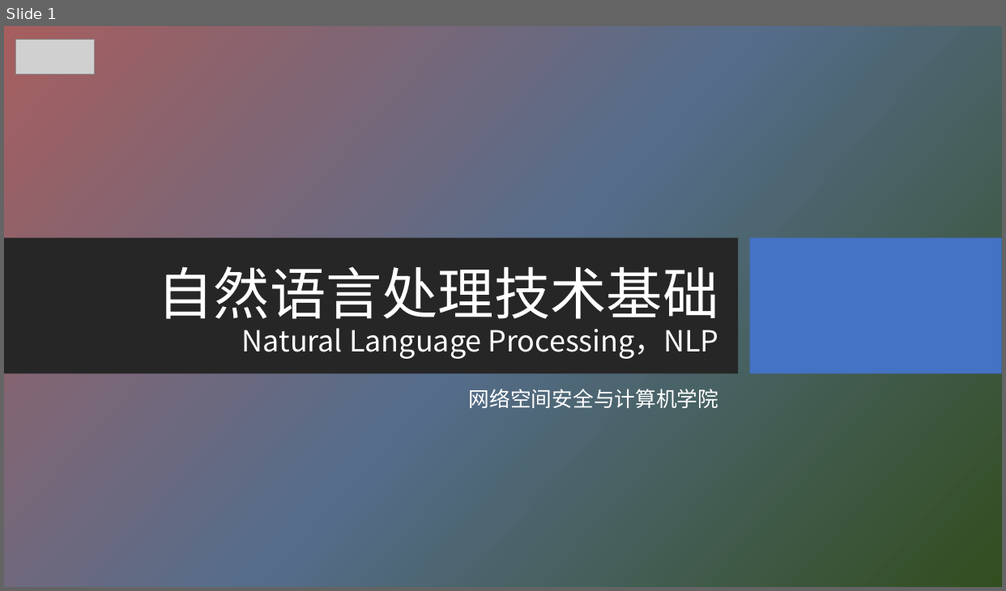
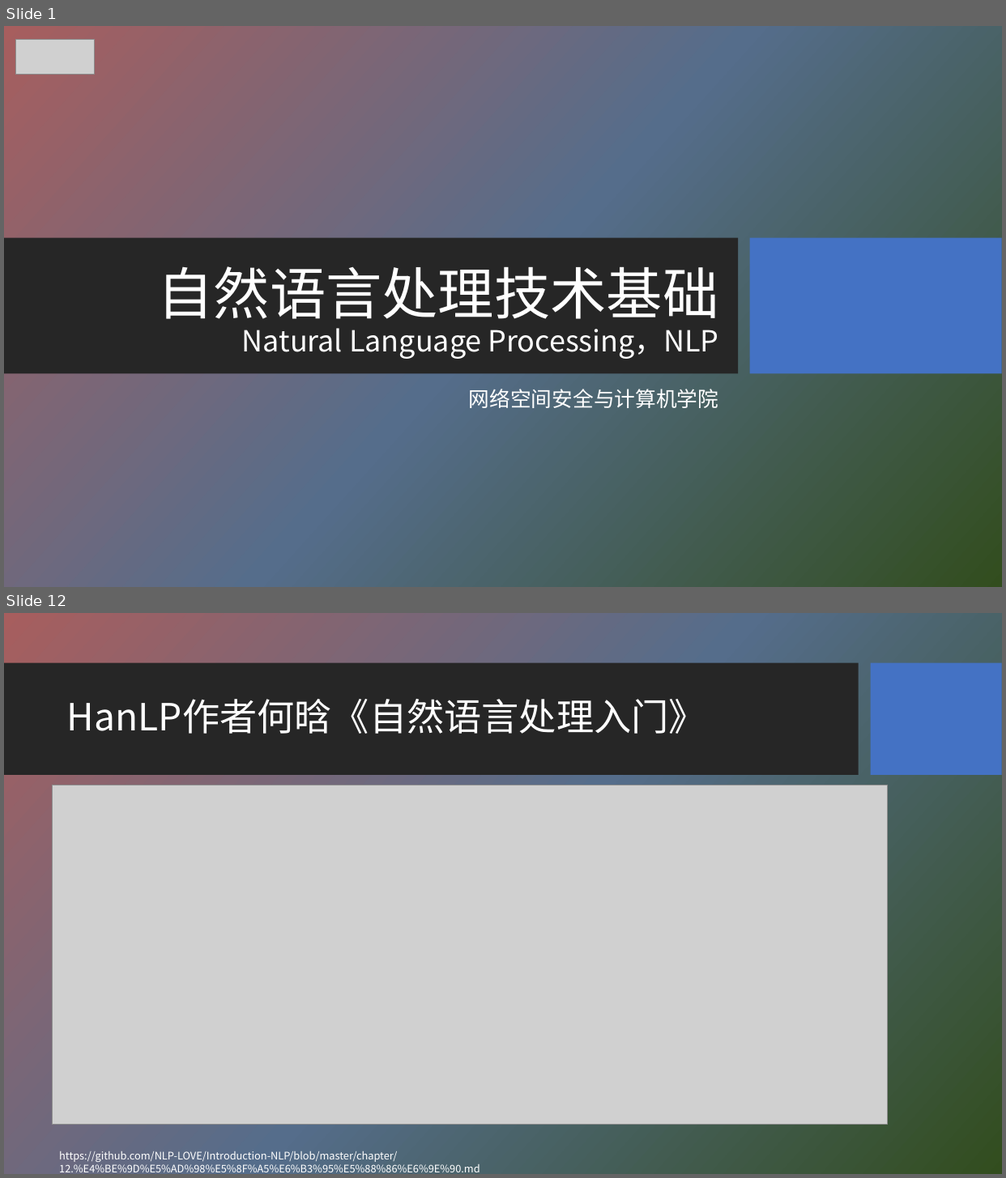
Before and after one commit to HBU/NLP_PPT, a slide deck: PPT-2020/ch08 句法分析.pptx. Shown one above the other, each under a label of ours: slide 1 before the commit, slides 1 and 12 after it; the slides between them are not shown. The pictures are 1006x591 and 1006x1178 pixels, drawn with LibreOffice and Linux fonts; fonts in the diff are those of the drawing; grey boxes stand for pictures; background and template pictures are left out. Boxes give left, top, right and bottom in pixels: in the first picture for what was removed or moved away, otherwise in the second. Text is boxed around its words. In the diff, an @@ line names an element or a change of style, - is before the commit and + after.

```diff
--- a/PPT-2020/ch08 句法分析.pptx
+++ b/PPT-2020/ch08 句法分析.pptx
@@ slide 12 added at box(4, 613, 1002, 1174), background picture (left out) @@
@@ rectangle added at box(4, 663, 859, 776), fill #262626 @@
@@ rectangle added at box(871, 663, 1002, 776), fill #4472C4 @@
@@ title added at box(67, 699, 706, 734), 36 pt, text #FFFFFF @@
+HanLP作者何晗《自然语言处理入门》
@@ picture added at box(52, 785, 888, 1124) @@
@@ text added at box(59, 1152, 480, 1173), 10 pt, text #FFFFFF @@
+https://github.com/NLP-LOVE/Introduction-NLP/blob/master/chapter/12.%E4%BE%9D%E5%AD%98%E5%8F%A5%E6%B3%95%E5%88%86%E6%9E%90.md
```
Also in this commit, not shown: 2 slides changed, 9 other slides added, 5 slides removed, 1 other file.
